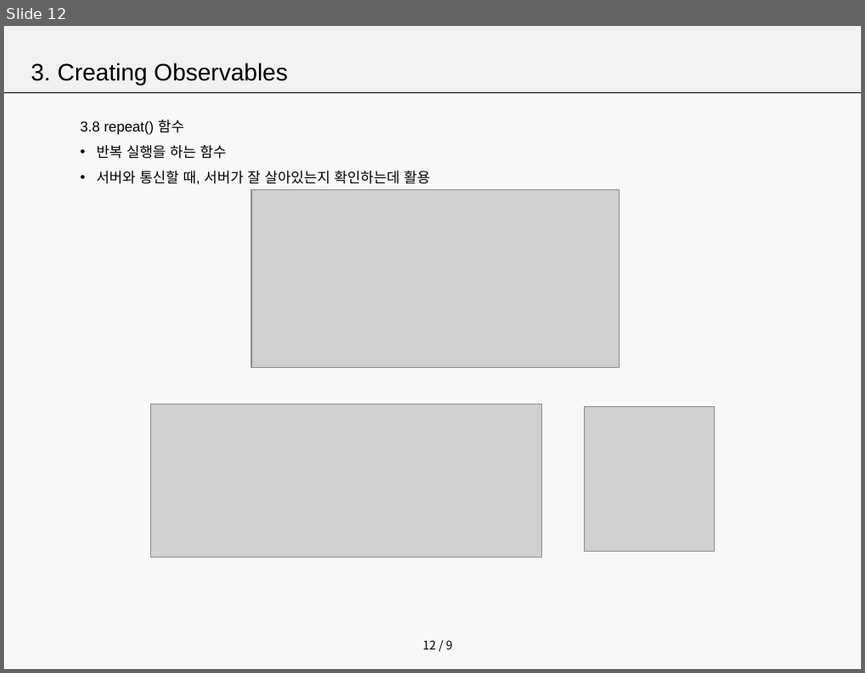
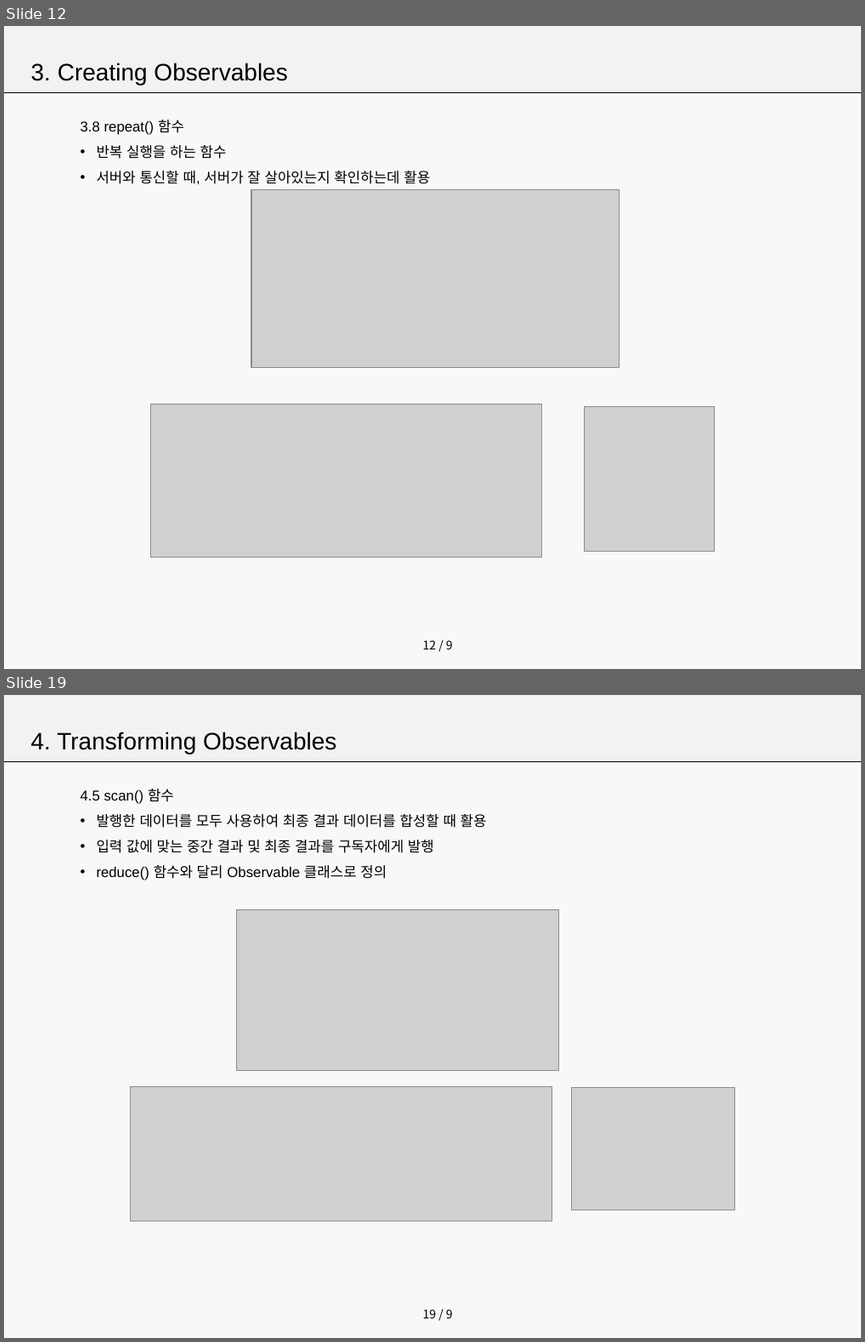
Before and after one commit to seoyoon630/RxDemo, a slide deck: RxJava.pptx. Shown one above the other, each under a label of ours: slide 12 before the commit, slides 12 and 19 after it; the slides between them are not shown. The pictures are 865x673 and 865x1342 pixels, drawn with LibreOffice and Linux fonts; fonts in the diff are those of the drawing; grey boxes stand for pictures. Boxes give left, top, right and bottom in pixels: in the first picture for what was removed or moved away, otherwise in the second. Text is boxed around its words. In the diff, an @@ line names an element or a change of style, - is before the commit and + after.

```diff
--- a/RxJava.pptx
+++ b/RxJava.pptx
@@ slide 19 added at [4, 695, 861, 1338], background #F2F2F2 at 50% opacity; not listed: 3 template elements that a slide beside it also shows @@
@@ text added at [31, 732, 336, 754], 20 pt, text #000000 @@
+4. Transforming Observables
@@ text added at [80, 789, 487, 880], 12 pt, text #000000 @@
+  4.5 scan() 함수
+• 발행한 데이터를 모두 사용하여 최종 결과 데이터를 합성할 때 활용
+• 입력 값에 맞는 중간 결과 및 최종 결과를 구독자에게 발행
+• reduce() 함수와 달리 Observable 클래스로 정의
@@ picture added at [237, 909, 559, 1071] @@
@@ picture added at [131, 1087, 551, 1220] @@
@@ picture added at [572, 1088, 735, 1210] @@
```
Also in this commit, not shown: 8 other slides added, 2 slides removed, 7 other files.
